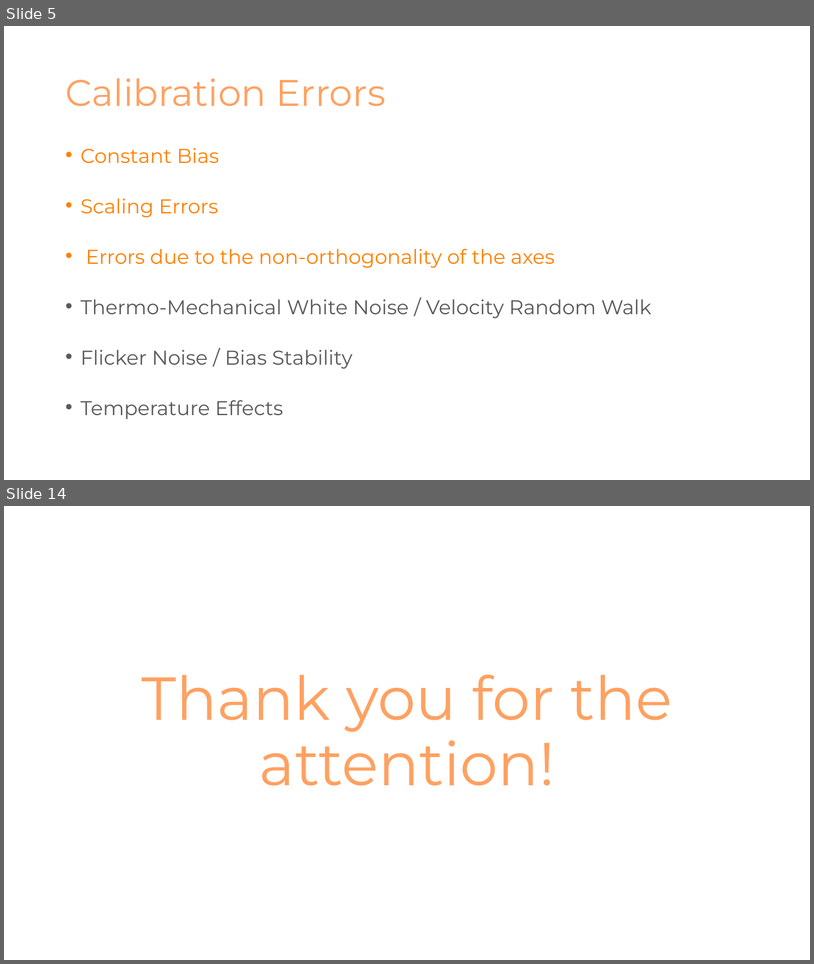
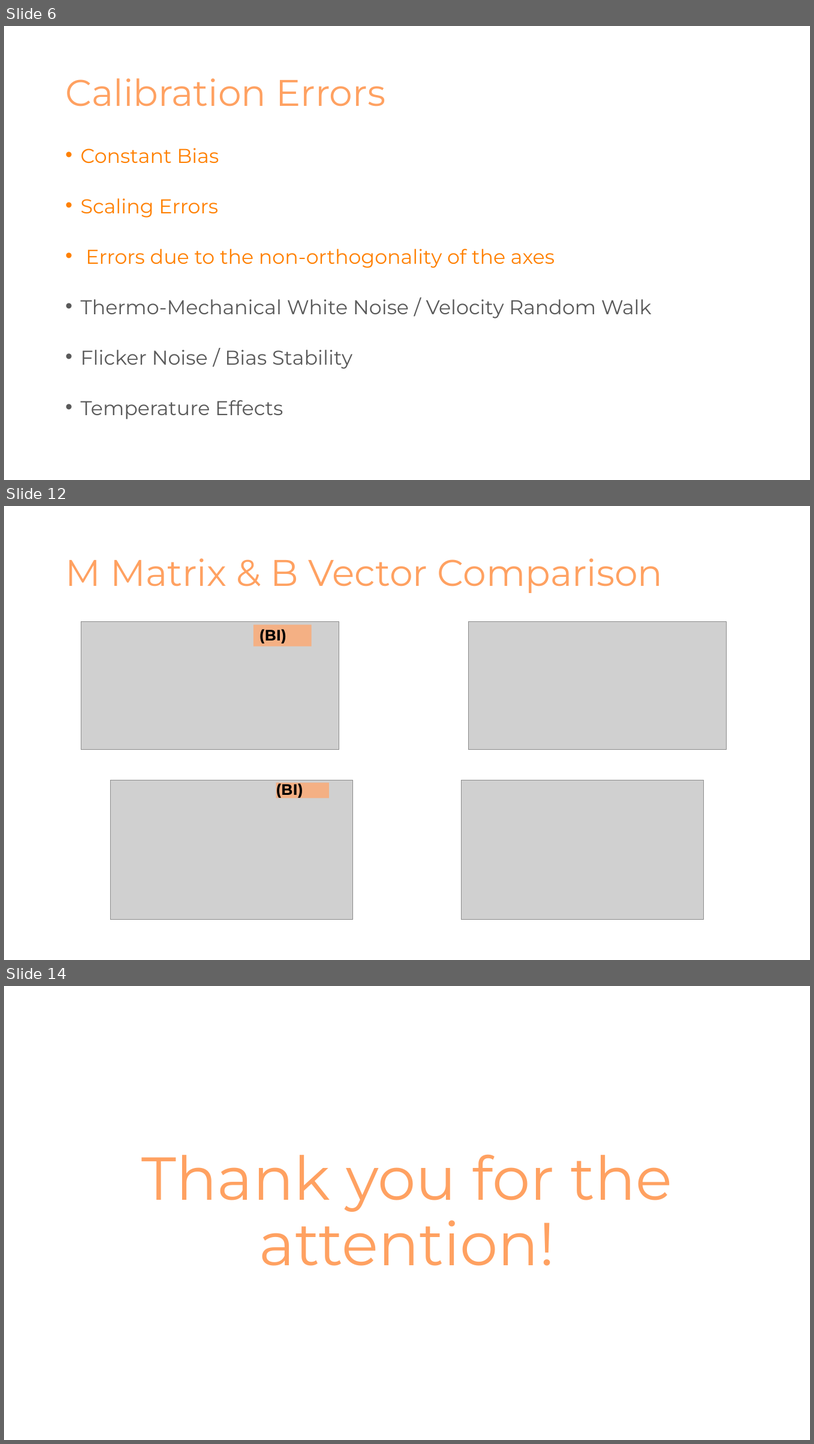
Before and after one commit to NikolaTotev/AMMRP-Course-Project, a slide deck: Presentation Materials/Калибриране на MEMS Акселерометри.pptx. Shown one above the other, each under a label of ours: slides 5 and 14 before the commit, slides 6, 12 and 14 after it; the slides between them are not shown. The pictures are 814x964 and 814x1444 pixels, drawn with LibreOffice and Linux fonts; fonts in the diff are those of the drawing; grey boxes stand for pictures. Boxes give left, top, right and bottom in pixels: in the first picture for what was removed or moved away, otherwise in the second. Text is boxed around its words. In the diff, an @@ line names an element or a change of style, - is before the commit and + after.

```diff
--- a/Presentation Materials/Калибриране на MEMS Акселерометри.pptx
+++ b/Presentation Materials/Калибриране на MEMS Акселерометри.pptx
@@ slide 12 added at [4, 506, 810, 960], background #FFFFFF @@
@@ title added at [65, 558, 663, 593], 44 pt, text #FFA161 @@
+M Matrix & B Vector Comparison
@@ picture added at [81, 622, 339, 750] @@
@@ rectangle added at [253, 625, 311, 646], fill #F4B084 @@
@@ text added at [260, 629, 287, 643], 18 pt, text #000000, bold @@
+(BI)
@@ picture added at [468, 622, 726, 750] @@
@@ picture added at [110, 780, 353, 919] @@
@@ text added at [276, 780, 303, 798], 18 pt, text #000000, bold @@
+(BI)
@@ rectangle added at [276, 783, 329, 798], fill #F4B084 @@
@@ picture added at [461, 780, 704, 919] @@
@@ what was slide 5 is now slide 6 @@
```
Also in this commit, not shown: 5 slides changed, 4 other slides added, 4 slides removed, 5 other files.
